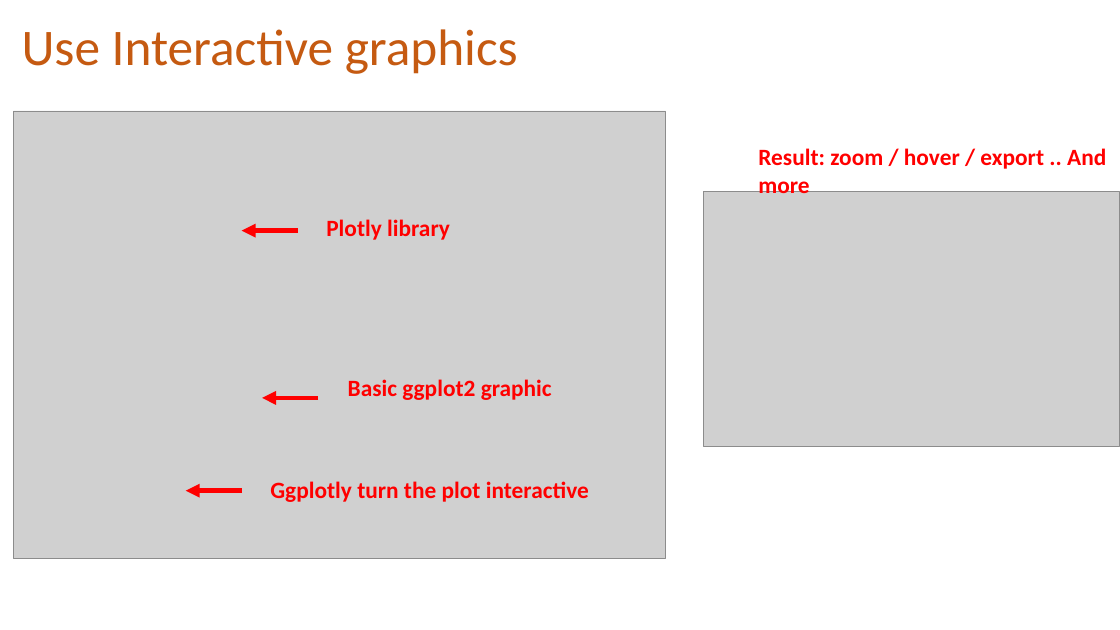
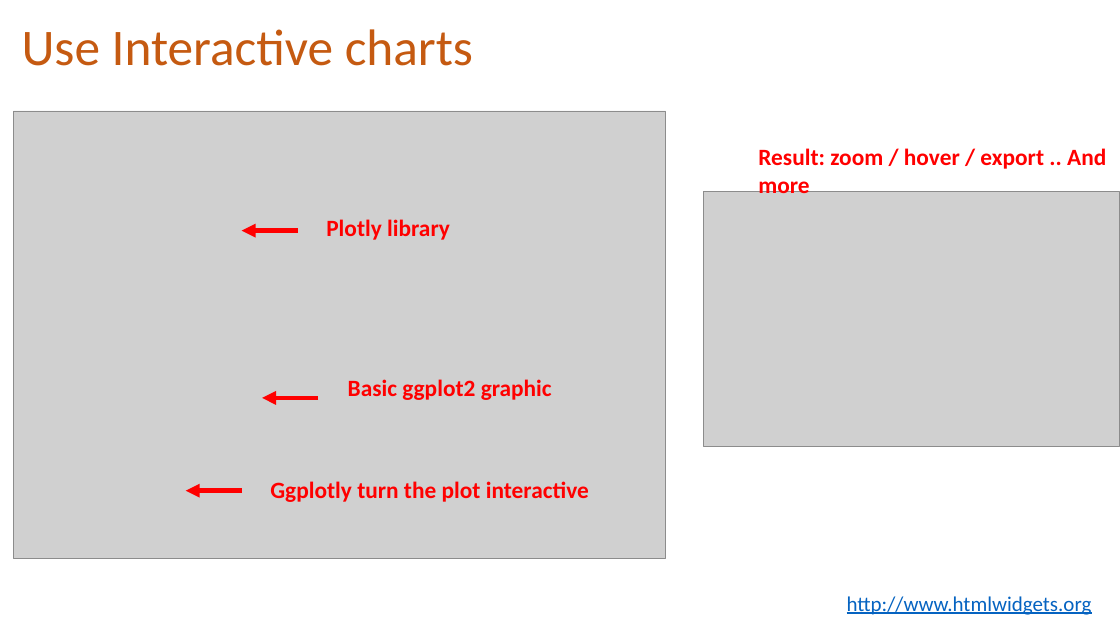
Before and after one commit to holtzy/Talk, a slide deck: slide 18 of 2018/Introduction_to_Rmarkdown.pptx (slide 13 before the commit). Drawn at 1120x630 pixels with LibreOffice and Linux fonts; fonts in the diff are those of the drawing; grey boxes stand for pictures. Boxes give left, top, right and bottom in pixels: in the first picture for what was removed or moved away, otherwise in the second. Text is boxed around its words. In the diff, an @@ line names an element or a change of style, - is before the commit and + after.

```diff
--- a/2018/Introduction_to_Rmarkdown.pptx
+++ b/2018/Introduction_to_Rmarkdown.pptx
@@ text at (22, 29, 473, 66): text changed @@
-Use Interactive graphics
+Use Interactive charts
@@ text added at (847, 596, 1092, 615), 18 pt, text #0563C1, underline @@
+http://www.htmlwidgets.org
```
Also in this commit, not shown: 5 other slides changed, 6 slides added, 2 slides removed, 1 other file.
